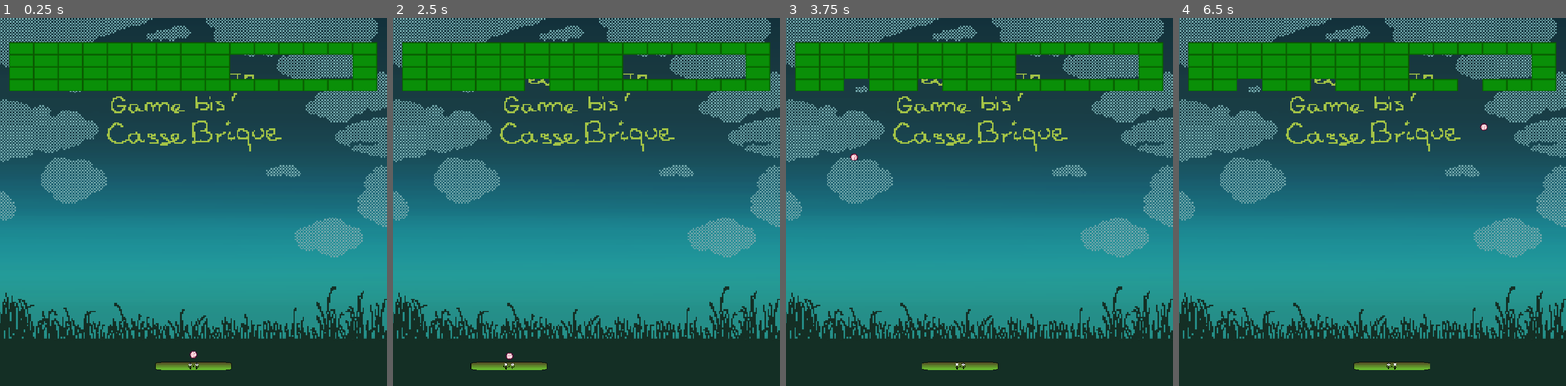
Above: before the commit, frames 1-4 (left to right).
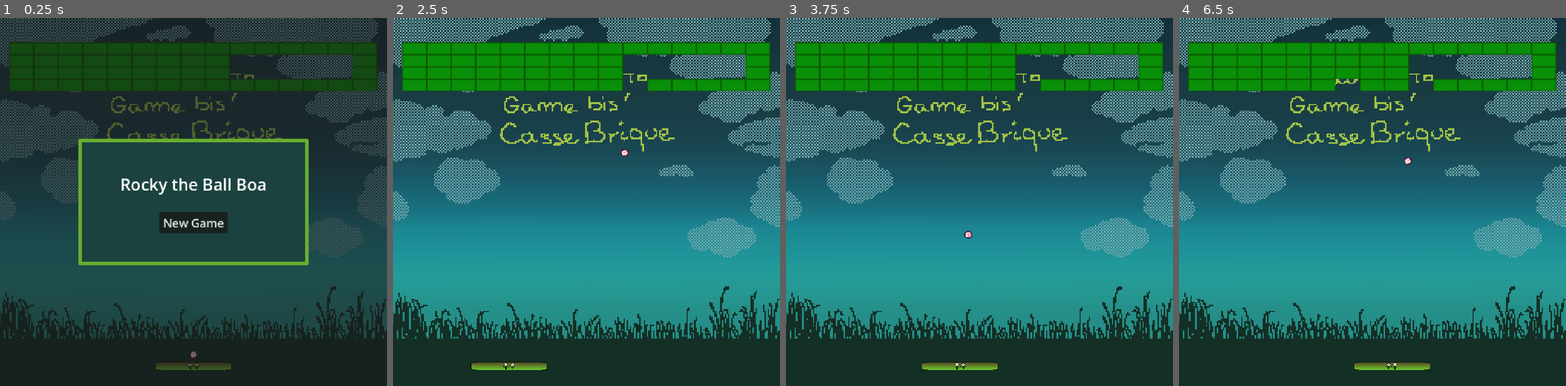
Above: after the commit, the same moments.

Repository: Antoine-Flo/gamebis_breakout
Game: Godot game, scene res://game.tscn
Same seed, same stepped clock (60 frames per second), same inputs: the game is played once before the commit and once after it.
Inputs (mouse positions are in pixels of both pictures, inside the frame that each line leads up to):
- Up to frame 1 (0.25 s): no input
- Up to frame 2 (2.5 s): click (586, 224) at 0.5 s, where only the run after the commit has a clickable "New Game"; move the mouse to (671, 183) at 1.27 s; press the mouse at (671, 183) at 1.28 s; tap Space (ui_select) at 1.52, 1.55, 1.82, 2.1, 2.27 s; tap Enter at 2 s; move the mouse to (509, 220) at 2.02 s; release the mouse at (509, 220) at 2.03 s; click (509, 220) at 2.3 s
- Up to frame 3 (3.75 s): tap Space (ui_select) at 2.57, 3.05 s; move the mouse to (1018, 121) at 2.77 s; press the mouse at (1018, 121) at 2.78 s; move the mouse to (960, 275) at 3.52 s; release the mouse at (960, 275) at 3.53 s; click (960, 275) at 3.6 s
- Up to frame 4 (6.5 s): tap Space (ui_select) at 3.77, 4.07, 4.25, 5.27, 5.57, 6.05 s; move the mouse to (1488, 257) at 4.27 s; hold Space (ui_select) 4.28-5.03 s; move the mouse to (1256, 146) at 5.02 s; click (1256, 146) at 5.1 s; move the mouse to (1391, 202) at 5.77 s; press the mouse at (1391, 202) at 5.78 s

The runs differ from the first frame. In frame 1, 74% of the frame differs, in the area x 0-100%, y 0-96%; in frame 2, 0.5%; in frame 3, 0.7%; in frame 4, 1.1%.

Commit message:
start screen, game over

Diff:
--- /dev/null
+++ b/UI/btn-hover.tres
@@ -0,0 +1,12 @@
+[gd_resource type="StyleBoxFlat" format=3 uid="uid://dx4mh5oho3x0p"]
+
+[resource]
+bg_color = Color(0.136, 0.2, 0.17653333, 1)
+corner_radius_top_left = 4
+corner_radius_top_right = 4
+corner_radius_bottom_right = 4
+corner_radius_bottom_left = 4
+expand_margin_left = 10.0
+expand_margin_top = 7.0
+expand_margin_right = 10.0
+expand_margin_bottom = 7.0
--- /dev/null
+++ b/UI/btn-normal.tres
@@ -0,0 +1,12 @@
+[gd_resource type="StyleBoxFlat" format=3 uid="uid://bjfuuc4eawyo7"]
+
+[resource]
+bg_color = Color(0.09019608, 0.13333334, 0.11764706, 1)
+corner_radius_top_left = 4
+corner_radius_top_right = 4
+corner_radius_bottom_right = 4
+corner_radius_bottom_left = 4
+expand_margin_left = 10.0
+expand_margin_top = 7.0
+expand_margin_right = 10.0
+expand_margin_bottom = 7.0
--- /dev/null
+++ b/UI/btn-pressed.tres
@@ -0,0 +1,12 @@
+[gd_resource type="StyleBoxFlat" format=3 uid="uid://n7amklcrb005"]
+
+[resource]
+bg_color = Color(0.16319999, 0.24, 0.21183999, 1)
+corner_radius_top_left = 4
+corner_radius_top_right = 4
+corner_radius_bottom_right = 4
+corner_radius_bottom_left = 4
+expand_margin_left = 10.0
+expand_margin_top = 7.0
+expand_margin_right = 10.0
+expand_margin_bottom = 7.0
--- a/game.gd
+++ b/game.gd
@@ -2,14 +2,44 @@
 
 @onready var ball: CharacterBody2D = $Ball
 @onready var death_zone: Area2D = $Terrain/DeathZone
+@onready var new_game_btn: Button = %NewGameBtn
+@onready var try_again_btn: Button = %TryAgainBtn
+
+@onready var start_screen: Control = $HUD/StartScreen
+@onready var game_over_screen: Control = $HUD/GameOverScreen
+
+var game_started = false
+var lifes = 3
 
 func _ready() -> void:
 	death_zone.body_entered.connect(death)
+	new_game_btn.pressed.connect(start_game)
+	try_again_btn.pressed.connect(new_game)
+	game_over_screen.hide()
 
 func _input(event: InputEvent) -> void:
-	if event.is_action_pressed("ui_select") or event.is_action_pressed("click"):
+	if game_started and (event.is_action_pressed("ui_select") or event.is_action_pressed("click")):
 		ball.launch()
 
 func death(body: Node2D) -> void:
 	if body is Ball:
+		lifes -= 1
 		body.die()
+		if lifes == 0:
+			gameover()
+
+func start_game() -> void:
+	Input.mouse_mode = Input.MOUSE_MODE_HIDDEN
+	start_screen.hide()
+	game_started = true
+
+func new_game() -> void:
+	Input.mouse_mode = Input.MOUSE_MODE_HIDDEN
+	game_over_screen.hide()
+	lifes = 3
+	game_started = true
+
+func gameover() -> void:
+	game_started = false
+	game_over_screen.show()
+	Input.mouse_mode = Input.MOUSE_MODE_VISIBLE
--- a/game.tscn
+++ b/game.tscn
@@ -6,9 +6,27 @@
 [ext_resource type="PackedScene" uid="uid://drusiy482ckj7" path="res://Ball/ball.tscn" id="3_7jktm"]
 [ext_resource type="Texture2D" uid="uid://c7ii4w5jh8dyc" path="res://Assets/fond.png" id="5_7jktm"]
 [ext_resource type="PackedScene" uid="uid://snclv5jun08d" path="res://Environment/Bricks.tscn" id="6_ryrav"]
+[ext_resource type="StyleBox" uid="uid://bjfuuc4eawyo7" path="res://UI/btn-normal.tres" id="7_j5wjh"]
+[ext_resource type="StyleBox" uid="uid://n7amklcrb005" path="res://UI/btn-pressed.tres" id="8_vef74"]
+[ext_resource type="StyleBox" uid="uid://dx4mh5oho3x0p" path="res://UI/btn-hover.tres" id="9_vef74"]
 
 [sub_resource type="RectangleShape2D" id="RectangleShape2D_4mkqk"]
 size = Vector2(1066, 67)
+
+[sub_resource type="StyleBoxFlat" id="StyleBoxFlat_4mkqk"]
+bg_color = Color(0.1118, 0.26, 0.24764997, 1)
+border_width_left = 10
+border_width_top = 10
+border_width_right = 10
+border_width_bottom = 10
+border_color = Color(0.40392157, 0.6862745, 0.18039216, 1)
+corner_radius_top_left = 4
+corner_radius_top_right = 4
+corner_radius_bottom_right = 4
+corner_radius_bottom_left = 4
+
+[sub_resource type="LabelSettings" id="LabelSettings_ruj8d"]
+font_size = 43
 
 [node name="Game" type="Node2D" unique_id=579378250]
 script = ExtResource("1_fc0e3")
@@ -51,3 +69,119 @@
 [node name="Bricks" parent="." unique_id=10419791 instance=ExtResource("6_ryrav")]
 position = Vector2(24, 0)
 tile_map_data = PackedByteArray("AAAAAAIAAAAAAAAAAAABAAIAAAAAAAAAAAACAAIAAAAAAAAAAAADAAIAAAAAAAAAAAAEAAIAAAAAAAAAAAAFAA …(720 unchanged characters)…
+
+[node name="HUD" type="CanvasLayer" parent="." unique_id=523456920]
+
+[node name="StartScreen" type="Control" parent="HUD" unique_id=909530472]
+layout_mode = 3
+anchors_preset = 15
+anchor_right = 1.0
+anchor_bottom = 1.0
+grow_horizontal = 2
+grow_vertical = 2
+
+[node name="Background" type="Panel" parent="HUD/StartScreen" unique_id=273419075]
+layout_mode = 1
+anchors_preset = 15
+anchor_right = 1.0
+anchor_bottom = 1.0
+grow_horizontal = 2
+grow_vertical = 2
+
+[node name="PanelContainer" type="PanelContainer" parent="HUD/StartScreen" unique_id=1242126771]
+layout_mode = 1
+anchors_preset = 8
+anchor_left = 0.5
+anchor_top = 0.5
+anchor_right = 0.5
+anchor_bottom = 0.5
+offset_left = -61.5
+offset_top = -50.0
+offset_right = 61.5
+offset_bottom = 50.0
+grow_horizontal = 2
+grow_vertical = 2
+theme_override_styles/panel = SubResource("StyleBoxFlat_4mkqk")
+
+[node name="MarginContainer" type="MarginContainer" parent="HUD/StartScreen/PanelContainer" unique_id=742249728]
+layout_mode = 2
+theme_override_constants/margin_left = 100
+theme_override_constants/margin_top = 80
+theme_override_constants/margin_right = 100
+theme_override_constants/margin_bottom = 80
+
+[node name="VBoxContainer" type="VBoxContainer" parent="HUD/StartScreen/PanelContainer/MarginContainer" unique_id=983953911]
+layout_mode = 2
+theme_override_constants/separation = 50
+
+[node name="Label" type="Label" parent="HUD/StartScreen/PanelContainer/MarginContainer/VBoxContainer" unique_id=100903782]
+layout_mode = 2
+text = "Rocky the Ball Boa"
+label_settings = SubResource("LabelSettings_ruj8d")
+
+[node name="NewGameBtn" type="Button" parent="HUD/StartScreen/PanelContainer/MarginContainer/VBoxContainer" unique_id=1054049771]
+unique_name_in_owner = true
+layout_mode = 2
+size_flags_horizontal = 4
+theme_override_font_sizes/font_size = 30
+theme_override_styles/normal = ExtResource("7_j5wjh")
+theme_override_styles/pressed = ExtResource("8_vef74")
+theme_override_styles/hover = ExtResource("9_vef74")
+text = "New Game"
+
+[node name="GameOverScreen" type="Control" parent="HUD" unique_id=359422848]
+layout_mode = 3
+anchors_preset = 15
+anchor_right = 1.0
+anchor_bottom = 1.0
+grow_horizontal = 2
+grow_vertical = 2
+
+[node name="Background" type="Panel" parent="HUD/GameOverScreen" unique_id=1777193063]
+layout_mode = 1
+anchors_preset = 15
+anchor_right = 1.0
+anchor_bottom = 1.0
+grow_horizontal = 2
+grow_vertical = 2
+
+[node name="PanelContainer" type="PanelContainer" parent="HUD/GameOverScreen" unique_id=696122667]
+layout_mode = 1
+anchors_preset = 8
+anchor_left = 0.5
+anchor_top = 0.5
+anchor_right = 0.5
+anchor_bottom = 0.5
+offset_left = -61.5
+offset_top = -50.0
+offset_right = 61.5
+offset_bottom = 50.0
+grow_horizontal = 2
+grow_vertical = 2
+theme_override_styles/panel = SubResource("StyleBoxFlat_4mkqk")
+
+[node name="MarginContainer" type="MarginContainer" parent="HUD/GameOverScreen/PanelContainer" unique_id=65676533]
+layout_mode = 2
+theme_override_constants/margin_left = 100
+theme_override_constants/margin_top = 80
+theme_override_constants/margin_right = 100
+theme_override_constants/margin_bottom = 80
+
+[node name="VBoxContainer" type="VBoxContainer" parent="HUD/GameOverScreen/PanelContainer/MarginContainer" unique_id=26270701]
+layout_mode = 2
+theme_override_constants/separation = 50
+
+[node name="Label" type="Label" parent="HUD/GameOverScreen/PanelContainer/MarginContainer/VBoxContainer" unique_id=898798587]
+layout_mode = 2
+text = "You dead"
+label_settings = SubResource("LabelSettings_ruj8d")
+
+[node name="TryAgainBtn" type="Button" parent="HUD/GameOverScreen/PanelContainer/MarginContainer/VBoxContainer" unique_id=1305798483]
+unique_name_in_owner = true
+layout_mode = 2
+size_flags_horizontal = 4
+theme_override_font_sizes/font_size = 30
+theme_override_styles/normal = ExtResource("7_j5wjh")
+theme_override_styles/pressed = ExtResource("8_vef74")
+theme_override_styles/hover = ExtResource("9_vef74")
+text = "New Game"
